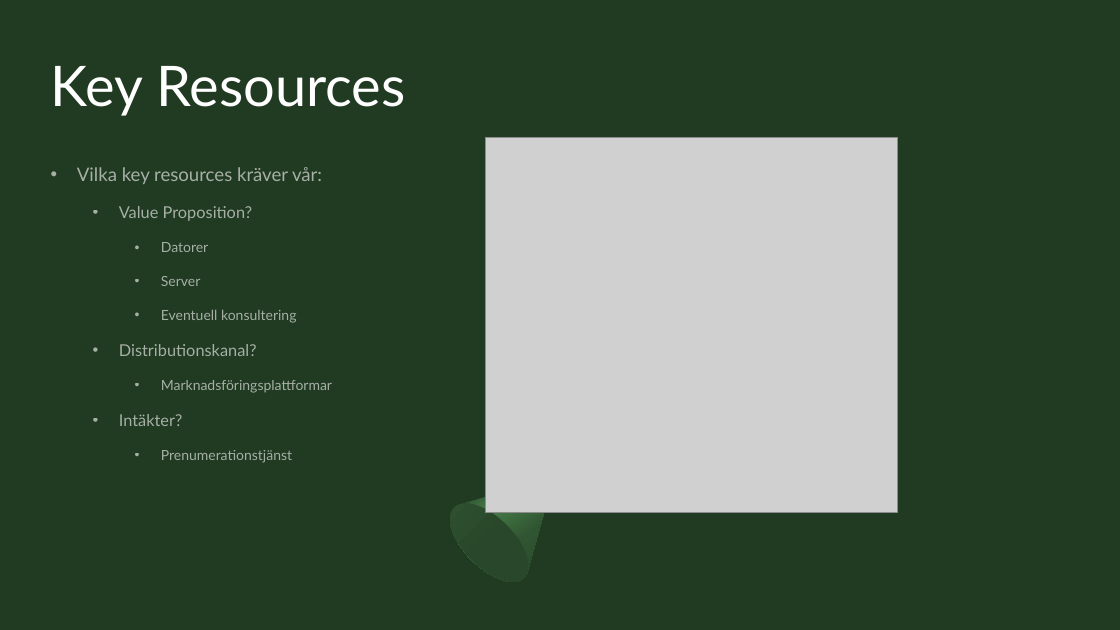
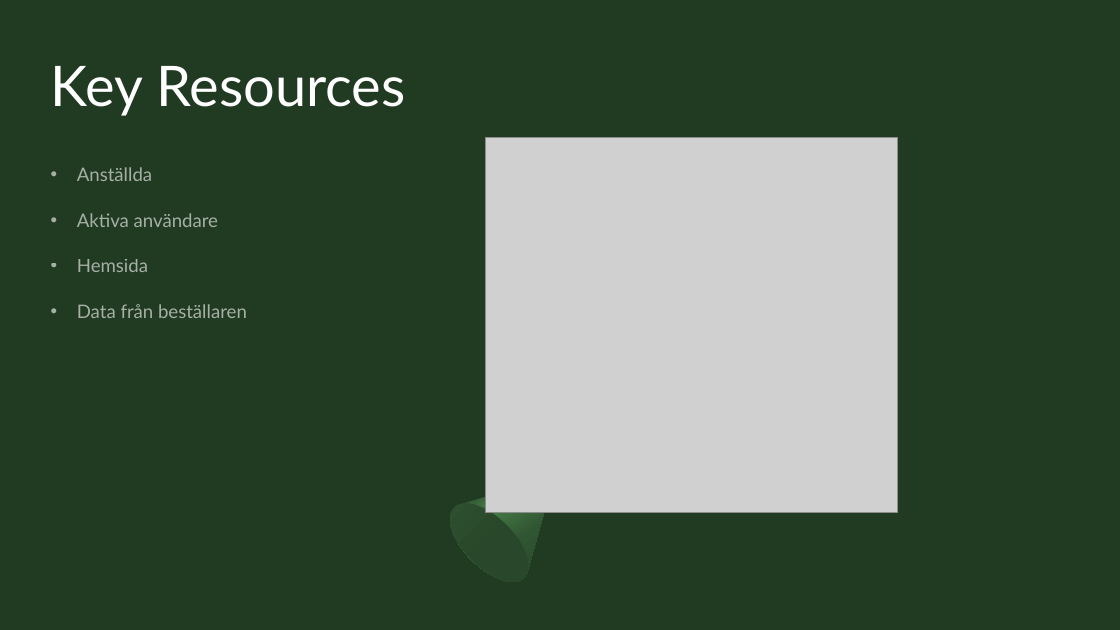
Before and after one commit to Sjofil/HASAB-IDA3, a slide deck: slide 4 of Business Canvas Model/Business canvas model.pptx. Drawn at 1120x630 pixels with LibreOffice and Linux fonts; fonts in the diff are those of the drawing; grey boxes stand for pictures. Boxes give left, top, right and bottom in pixels: in the first picture for what was removed or moved away, otherwise in the second. Text is boxed around its words. In the diff, an @@ line names an element or a change of style, - is before the commit and + after.

```diff
--- a/Business Canvas Model/Business canvas model.pptx
+++ b/Business Canvas Model/Business canvas model.pptx
@@ text at bbox=[77, 167, 247, 318]: text changed; size 12 to 16 pt @@
-• Vilka key resources kräver vår:
-  • Value Proposition?
-    • Datorer
-    • Server
-    • Eventuell konsultering
-  • Distributionskanal?
-    • Marknadsföringsplattformar
-  • Intäkter?
-    • Prenumerationstjänst
+• Anställda
+• Aktiva användare
+• Hemsida
+• Data från beställaren
```
Also in this commit, not shown: 2 other slides changed.
